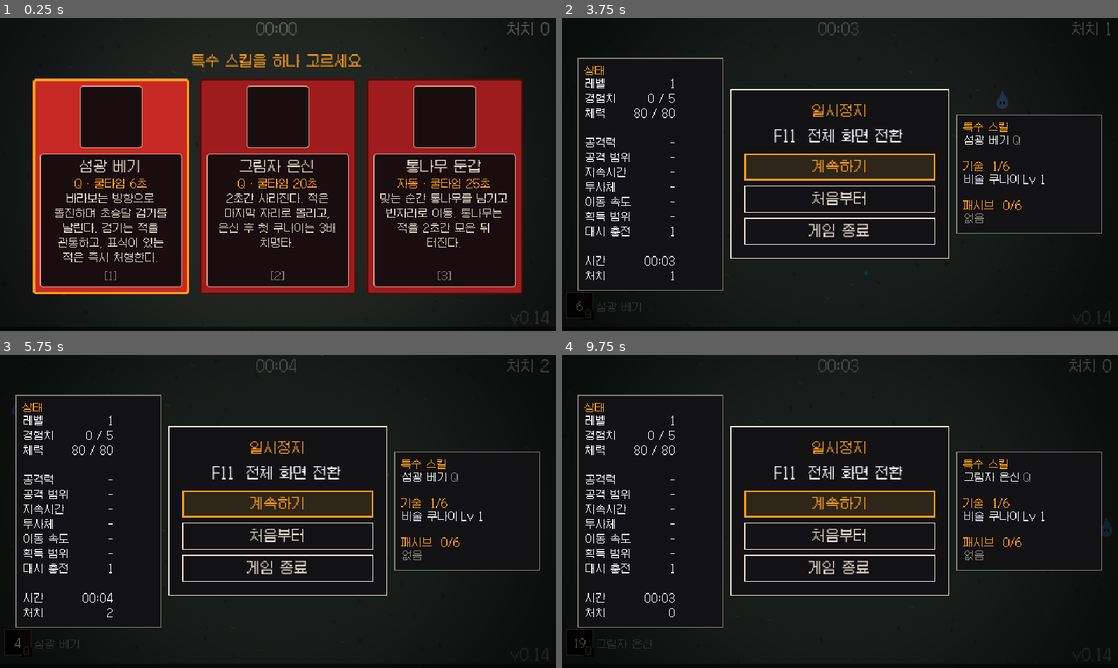
Above: before the commit, frames 1-4 (two rows, left to right).
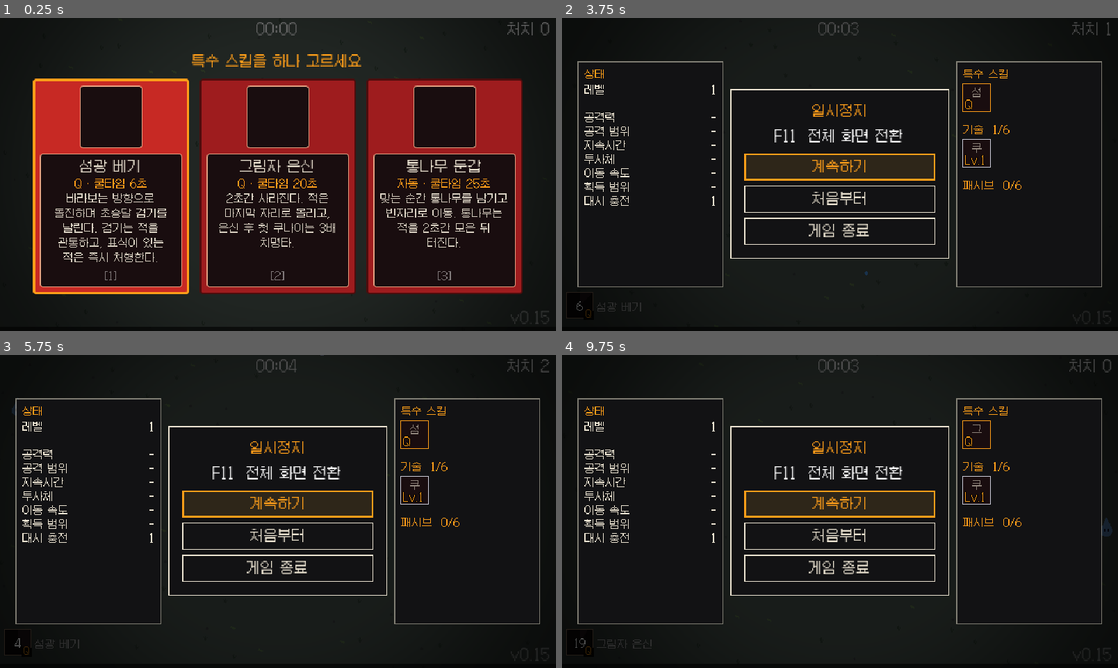
Above: after the commit, the same moments.

Repository: sookmo6442/kilvi
Game: Godot game, scene res://scenes/main.tscn
Same seed, same stepped clock (60 frames per second), same inputs: the game is played once before the commit and once after it.
Inputs (mouse positions are in pixels of both pictures, inside the frame that each line leads up to):
- Up to frame 1 (0.25 s): no input
- Up to frame 2 (3.75 s): click (673, 187) at 0.52 s; tap Enter at 1.25 s; move the mouse to (962, 158) at 1.27 s; hold D (move_right) 1.28-2.03 s; hold Space (dash) 1.28-2.03 s; move the mouse to (728, 190) at 2.02 s; hold S (move_down) 2.03-2.78 s; tap Shift at 2.1 s; move the mouse to (895, 105) at 2.77 s; hold D (move_right) 2.78-3.53 s; tap E at 2.85 s; move the mouse to (812, 237) at 3.52 s; hold W (move_up) from 3.53 s (still down); tap P at 3.6 s
- Up to frame 3 (5.75 s): release W (move_up) at 4.25 s; click "계속하기" at 4.25 s; tap Space (dash) at 5 s; move the mouse to (444, 558) at 5.02 s; hold A (move_left) from 5.03 s (still down); tap 1 at 5.1 s; tap Escape (pause) at 5.65 s
- Up to frame 4 (9.75 s): release A (move_left) at 5.75 s; click "처음부터" at 5.75 s; click (840, 524) at 6.52 s; tap Enter at 7.25 s; move the mouse to (673, 464) at 7.27 s; hold A (move_left) 7.28-8.03 s; tap Space (dash) at 7.35 s; tap Q (skill) at 7.9 s; move the mouse to (867, 511) at 8.02 s; hold S (move_down) 8.03-8.78 s; tap Shift at 8.1 s; move the mouse to (756, 433) at 8.77 s; hold D (move_right) 8.78-9.53 s; tap E at 8.85 s; move the mouse to (962, 495) at 9.52 s; hold W (move_up) from 9.53 s (still down); tap P at 9.6 s

The runs differ from the first frame. In frame 1, less than 0.1% of the frame differs, in the area x 97-99%, y 93-98%; in frame 2, 2.8%, in the area x 2-99%, y 12-98%; in frame 3, 2.7%; in frame 4, 2.7%.

Commit message:
v0.15: 일시정지 오른쪽 기술 목록을 레벨 표시 아이콘 칸으로, 왼쪽은 레벨·능력치만
Co-Authored-By: Claude Opus 5.5 <noreply@anthropic.com>
Claude-Session: https://claude.ai/code/session_01HZDMDrb8GZDFDEhgWpqJy8

Diff:
--- a/project.godot
+++ b/project.godot
@@ -6,7 +6,7 @@
 [application]
 
 config/name="Kilvi"
-config/version="0.14"
+config/version="0.15"
 config/description="검은 토끼 닌자 킬비의 서바이벌 게임 (프로토타입)"
 run/main_scene="res://scenes/main.tscn"
 config/features=PackedStringArray("4.7", "GL Compatibility")
--- a/scripts/game_data.gd
+++ b/scripts/game_data.gd
@@ -5,7 +5,7 @@
 const RUN_LENGTH := 1200.0 # 한 판 길이(초). 이때 최종 보스가 나오고, 잡으면 클리어.
 const MAX_WEAPONS := 6
 const MAX_PASSIVES := 6
-const VERSION := "0.14"
+const VERSION := "0.15"
 const MAX_ENEMIES := 500
 
 ## 갈래: 체술(쿠나이를 쥐고 베기), 비술(닌자 도구), 인술(속성 술법).
--- a/scripts/main.gd
+++ b/scripts/main.gd
@@ -199,39 +199,22 @@
 		if menu.visible:
 			menu.close()
 		else:
-			menu.open("일시정지", "F11  전체 화면 전환", [["resume", "계속하기"], ["restart", "처음부터"], ["quit", "게임 종료"]], _status_text(), _skills_text())
+			menu.open("일시정지", "F11  전체 화면 전환", [["resume", "계속하기"], ["restart", "처음부터"], ["quit", "게임 종료"]], _status_rows(), _skill_sections())
 		get_viewport().set_input_as_handled()
 
 
 # --- 일시정지 양옆 정보 -------------------------------------------------
-
-const _C_HEAD := "#ff9e1a"
-const _C_DIM := "#8c877d"
-
 
 func _pct(mult: float) -> String:
 	var p := roundi((mult - 1.0) * 100.0)
 	return "+%d%%" % p if p > 0 else "-"
 
 
-## 두 칸 표: 왼쪽은 이름, 오른쪽은 값(오른쪽 정렬). 빈 행은 [] 로 넣는다.
-func _table(head: String, rows: Array, ratio := Vector2i(3, 2)) -> String:
-	var out := "[color=%s]%s[/color]\n[table=2]" % [_C_HEAD, head]
-	for r in rows:
-		if r.is_empty():
-			out += "[cell] [/cell][cell] [/cell]"
-		else:
-			out += "[cell expand=%d]%s[/cell][cell expand=%d][right]%s[/right][/cell]" % [ratio.x, r[0], ratio.y, r[1]]
-	return out + "[/table]"
-
-
-## 왼쪽: 지금 상태
-func _status_text() -> String:
+## 왼쪽: 레벨과 능력치
+func _status_rows() -> Dictionary:
 	var p := player
-	return _table("상태", [
+	return {"title": "상태", "rows": [
 		["레벨", str(p.level)],
-		["경험치", "%d / %d" % [p.xp, p.xp_needed]],
-		["체력", "%d / %d" % [ceili(p.hp), roundi(p.max_hp)]],
 		[],
 		["공격력", _pct(p.might)],
 		["공격 범위", _pct(p.area)],
@@ -240,42 +223,38 @@
 		["이동 속도", _pct(p.speed_mult)],
 		["획득 범위", _pct(p.pickup_mult)],
 		["대시 충전", str(p.max_dash_charges())],
-		[],
-		["시간", "%02d:%02d" % [int(time) / 60, int(time) % 60]],
-		["처치", str(kills)],
-	])
-
-
-## 오른쪽: 든 기술과 패시브의 레벨
-func _skills_text() -> String:
+	]}
+
+
+## 오른쪽: 특수 스킬, 기술, 패시브를 아이콘 칸으로. 칸 안 왼쪽 아래에 레벨.
+func _skill_sections() -> Array:
 	var p := player
-	var out := ""
+	var cream := Color(0.95, 0.75, 0.6, 0.8)
+	var sections := []
 	if p.skill_id != "":
 		var sk: Dictionary = GameData.SKILLS[p.skill_id]
-		out += _table("특수 스킬", [[sk.name, "[color=%s]%s[/color]" % [_C_DIM, sk.key]]], Vector2i(4, 1)) + "\n\n"
-	var rows := []
+		sections.append({"title": "특수 스킬", "tiles": [
+			{"id": p.skill_id, "name": sk.name, "corner": sk.key, "border": UiStyle.ORANGE}]})
+	var tiles := []
 	for id in p.weapons:
 		var w = p.weapons[id]
 		var d: Dictionary = GameData.WEAPONS[id]
-		var col: Color = GameData.SCHOOLS.get(d.school, Color.WHITE)
-		var wname: String = d.name
-		var lv := "Lv %d" % w.level
+		var tname: String = d.name
+		var corner := "Lv.%d" % w.level
 		if w.evolved:
-			wname = GameData.EVOLUTIONS[id].name
-			lv = "진화"
+			tname = GameData.EVOLUTIONS[id].name
+			corner = "진화"
 		elif w.level >= d.max_level:
-			lv = "MAX"
-		rows.append(["[color=#%s]%s[/color] %s" % [col.to_html(false), d.school, wname], lv])
-	out += _table("기술  %d/%d" % [p.weapons.size(), GameData.MAX_WEAPONS], rows, Vector2i(4, 1)) + "\n\n"
-	rows = []
+			corner = "MAX"
+		tiles.append({"id": id, "name": tname, "corner": corner, "border": GameData.SCHOOLS.get(d.school, cream)})
+	sections.append({"title": "기술  %d/%d" % [p.weapons.size(), GameData.MAX_WEAPONS], "tiles": tiles})
+	tiles = []
 	for id in p.passives:
 		var d: Dictionary = GameData.PASSIVES[id]
 		var lv: int = p.passives[id]
-		rows.append([d.name, "MAX" if lv >= d.max_level else "Lv %d" % lv])
-	if rows.is_empty():
-		rows.append(["[color=%s]없음[/color]" % _C_DIM, ""])
-	out += _table("패시브  %d/%d" % [p.passives.size(), GameData.MAX_PASSIVES], rows, Vector2i(4, 1))
-	return out
+		tiles.append({"id": id, "name": d.name, "corner": "MAX" if lv >= d.max_level else "Lv.%d" % lv, "border": cream})
+	sections.append({"title": "패시브  %d/%d" % [p.passives.size(), GameData.MAX_PASSIVES], "tiles": tiles})
+	return sections
 
 
 # --- 스폰 ---------------------------------------------------------------
--- /dev/null
+++ b/scripts/ui/icon_tile.gd
@@ -0,0 +1,42 @@
+extends Control
+## 일시정지 화면 오른쪽의 기술·패시브·특수 스킬 아이콘 한 칸.
+## res://art/icons/<id>.png 가 있으면 그 그림을, 없으면 이름 첫 글자를 보여 주고,
+## 칸 왼쪽 아래에 레벨(Lv.3, MAX, 진화, Q 등)을 적는다.
+
+const SIZE := 32.0
+const BG := Color(0.1, 0.05, 0.06)
+
+var _icon: Texture2D
+var _initial := ""
+var _corner := ""
+var _border := Color(0.95, 0.75, 0.6, 0.8)
+
+
+func setup(id: String, display_name: String, corner: String, border: Color) -> void:
+	var path := "res://art/icons/%s.png" % id
+	_icon = load(path) if ResourceLoader.exists(path) else null
+	_initial = display_name.substr(0, 1)
+	_corner = corner
+	_border = border
+	tooltip_text = display_name
+	custom_minimum_size = Vector2(SIZE, SIZE)
+	queue_redraw()
+
+
+func _draw() -> void:
+	var r := Rect2(Vector2.ZERO, Vector2(SIZE, SIZE))
+	var font := get_theme_font("font", "Label")
+	draw_rect(r, BG)
+	if _icon:
+		draw_texture_rect(_icon, r.grow(-2), false)
+	else:
+		var fs := 12
+		var s := font.get_string_size(_initial, HORIZONTAL_ALIGNMENT_LEFT, -1, fs)
+		var p := Vector2(roundf((SIZE - s.x) / 2.0), 15)
+		draw_string(font, p, _initial, HORIZONTAL_ALIGNMENT_LEFT, -1, fs, Color(UiStyle.CREAM, 0.55))
+	draw_rect(r, _border, false, 1.0)
+	if _corner != "":
+		# 왼쪽 아래 레벨 글자 (검은 외곽선으로 그림 위에서도 읽히게)
+		var p2 := Vector2(2, SIZE - 3)
+		draw_string_outline(font, p2, _corner, HORIZONTAL_ALIGNMENT_LEFT, -1, 12, 3, Color.BLACK)
+		draw_string(font, p2, _corner, HORIZONTAL_ALIGNMENT_LEFT, -1, 12, UiStyle.ORANGE)
--- a/scripts/ui/menu_panel.gd
+++ b/scripts/ui/menu_panel.gd
@@ -8,10 +8,13 @@
 var _buttons_box: VBoxContainer
 var _left: PanelContainer
 var _right: PanelContainer
-var _left_text: RichTextLabel
-var _right_text: RichTextLabel
+var _left_box: VBoxContainer
+var _right_box: VBoxContainer
 
+const IconTile := preload("res://scripts/ui/icon_tile.gd")
 const SIDE_WIDTH := 168
+const SIDE_HEIGHT := 260
+const TILES_PER_ROW := 4
 
 
 func _ready() -> void:
@@ -34,7 +37,9 @@
 	center.add_child(row)
 
 	_left = _side_panel()
-	_left_text = _left.get_child(0)
+	_left_box = VBoxContainer.new()
+	_left_box.add_theme_constant_override("separation", 4)
+	_left.add_child(_left_box)
 	row.add_child(_left)
 
 	var panel := PanelContainer.new()
@@ -45,7 +50,9 @@
 	row.add_child(panel)
 
 	_right = _side_panel()
-	_right_text = _right.get_child(0)
+	_right_box = VBoxContainer.new()
+	_right_box.add_theme_constant_override("separation", 4)
+	_right.add_child(_right_box)
 	row.add_child(_right)
 
 	var box := VBoxContainer.new()
@@ -68,12 +75,14 @@
 
 
 ## buttons: [[id, 글자], ...]
-## left/right: 양옆 패널에 넣을 BBCode 글. 비어 있으면 그 패널은 숨긴다.
-func open(title: String, body: String, buttons: Array, left: String = "", right: String = "") -> void:
-	_left.visible = left != ""
-	_right.visible = right != ""
-	_left_text.text = left
-	_right_text.text = right
+## left: 왼쪽 상태 표. {"title": 글, "rows": [[이름, 값], [] (빈 줄), ...]}. 비어 있으면 숨긴다.
+## right: 오른쪽 아이콘 목록. [{"title": 글, "tiles": [{"id", "name", "corner", "border"}]}, ...]
+##        비어 있으면 숨긴다.
+func open(title: String, body: String, buttons: Array, left: Dictionary = {}, right: Array = []) -> void:
+	_left.visible = not left.is_empty()
+	_right.visible = not right.is_empty()
+	_fill_left(left)
+	_fill_right(right)
 	_title.text = title
 	_body.text = body
 	_body.visible = body != ""
@@ -102,16 +111,56 @@
 	var style := UiStyle.box(UiStyle.DARK, Color(UiStyle.CREAM, 0.5), 1)
 	style.set_content_margin_all(8)
 	p.add_theme_stylebox_override("panel", style)
-	p.custom_minimum_size = Vector2(SIDE_WIDTH, 0)
+	p.custom_minimum_size = Vector2(SIDE_WIDTH, SIDE_HEIGHT)
 	p.size_flags_vertical = Control.SIZE_SHRINK_CENTER
 	p.visible = false
-	var t := RichTextLabel.new()
-	t.bbcode_enabled = true
-	t.fit_content = true
-	t.scroll_active = false
-	t.autowrap_mode = TextServer.AUTOWRAP_OFF
-	t.custom_minimum_size = Vector2(SIDE_WIDTH - 16, 0)
-	t.add_theme_font_size_override("normal_font_size", 12)
-	t.mouse_filter = Control.MOUSE_FILTER_IGNORE
-	p.add_child(t)
 	return p
+
+
+func _small_label(text: String, color: Color = UiStyle.CREAM) -> Label:
+	var l := Label.new()
+	l.text = text
+	l.add_theme_font_size_override("font_size", 12)
+	l.add_theme_color_override("font_color", color)
+	return l
+
+
+func _fill_left(data: Dictionary) -> void:
+	for c in _left_box.get_children():
+		c.queue_free()
+	if data.is_empty():
+		return
+	_left_box.add_child(_small_label(data.title, UiStyle.ORANGE))
+	var grid := GridContainer.new()
+	grid.columns = 2
+	grid.add_theme_constant_override("v_separation", 2)
+	_left_box.add_child(grid)
+	for r in data.rows:
+		var a := _small_label(r[0] if r.size() > 0 else "")
+		a.size_flags_horizontal = Control.SIZE_EXPAND_FILL
+		grid.add_child(a)
+		var v := _small_label(r[1] if r.size() > 1 else "")
+		v.horizontal_alignment = HORIZONTAL_ALIGNMENT_RIGHT
+		grid.add_child(v)
+
+
+func _fill_right(sections: Array) -> void:
+	for c in _right_box.get_children():
+		c.queue_free()
+	for i in sections.size():
+		var sec: Dictionary = sections[i]
+		if i > 0:
+			var gap := Control.new()
+			gap.custom_minimum_size = Vector2(0, 6)
+			_right_box.add_child(gap)
+		var head := _small_label(sec.title, UiStyle.ORANGE)
+		_right_box.add_child(head)
+		var grid := GridContainer.new()
+		grid.columns = TILES_PER_ROW
+		grid.add_theme_constant_override("h_separation", 5)
+		grid.add_theme_constant_override("v_separation", 5)
+		_right_box.add_child(grid)
+		for t in sec.tiles:
+			var tile := IconTile.new()
+			tile.setup(t.id, t.name, t.corner, t.border)
+			grid.add_child(tile)
Not shown, added: scripts/ui/icon_tile.gd.uid
